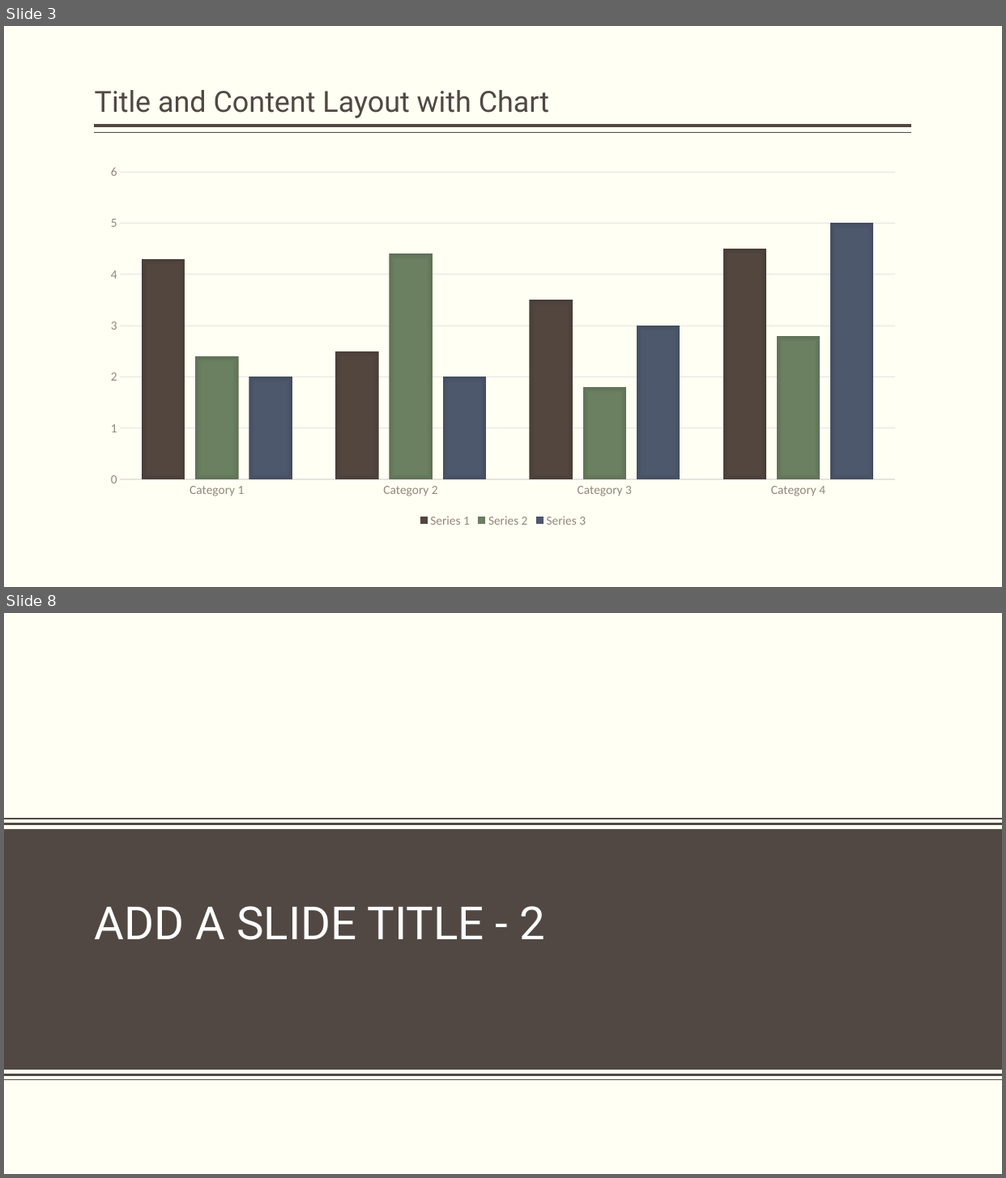
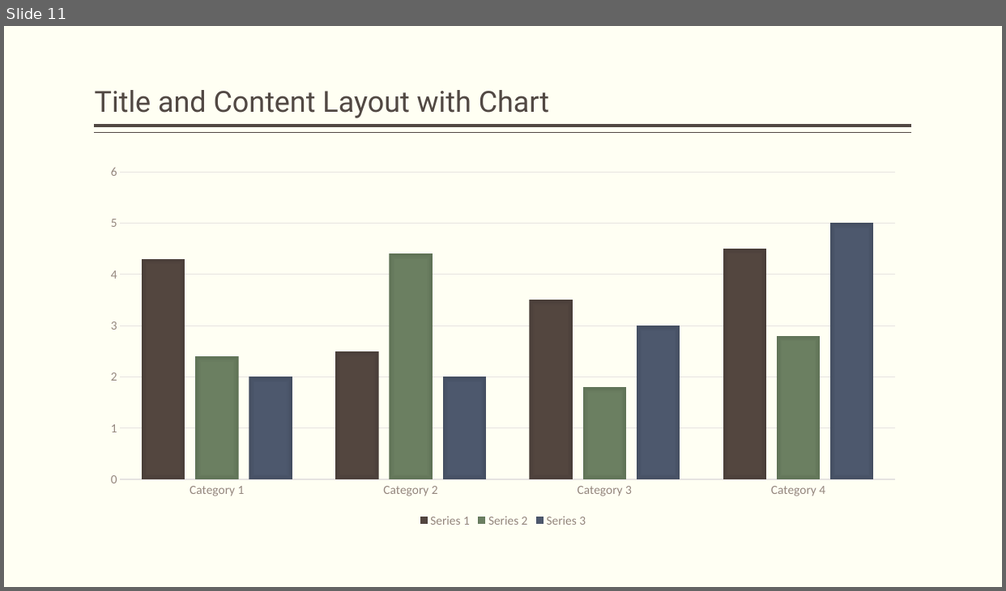
Before and after one commit to as-az01/QA-ProductDevDM05, a slide deck: LibrarySystemValidation.pptx. Shown one above the other, each under a label of ours: slides 3 and 8 before the commit, slide 11 after it; the slides between them are not shown. The pictures are 1006x1178 and 1006x591 pixels, drawn with LibreOffice and Linux fonts; fonts in the diff are those of the drawing; background and template pictures are left out. Boxes give left, top, right and bottom in pixels: in the first picture for what was removed or moved away, otherwise in the second. Text is boxed around its words. In the diff, an @@ line names an element or a change of style, - is before the commit and + after.

```diff
--- a/LibrarySystemValidation.pptx
+++ b/LibrarySystemValidation.pptx
@@ slide 8 removed at bbox=[4, 613, 1002, 1174], background #FFFFF3 @@
@@ title removed at bbox=[95, 906, 545, 940] @@
-ADD A SLIDE TITLE - 2
@@ group removed at bbox=[4, 819, 1002, 1080]: 4 lines, 1 rectangle @@
@@ what was slide 3 is now slide 11 @@
```
Also in this commit, not shown: 2 slides changed, 9 slides added, 7 other slides removed, 2 other files.
